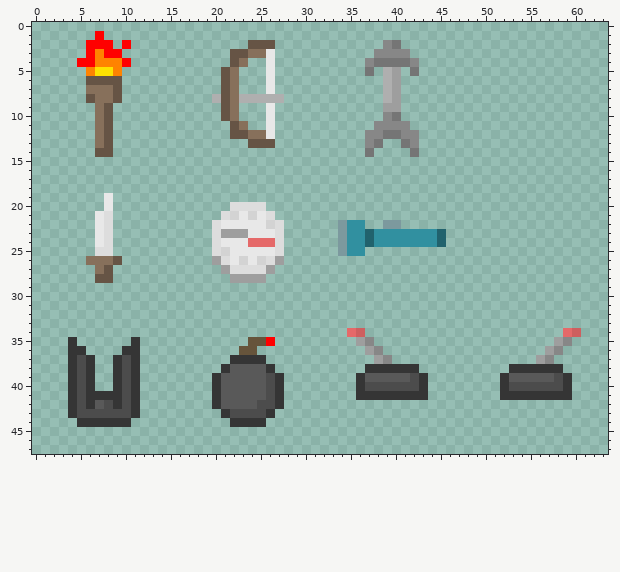
Edited in one commit: pixel-art sprite (Wumpus/res/tex/items.png). The first picture shows the starting point.
The file is 64x48 pixels. Colours within 5 levels of each other are drawn and written as one.
New version:
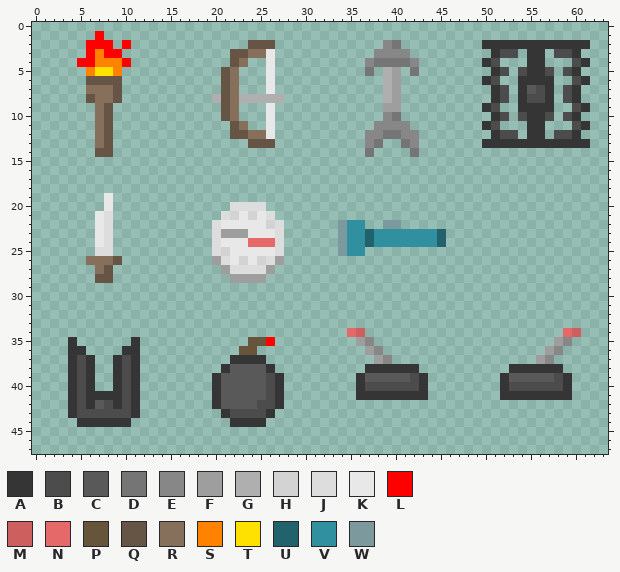
Palette (. is transparent): A #353535  B #4c4c4c  C #595959  D #757575  E #878787  F #9e9e9e  G #afafaf  H #d3d3d3  J #dddddd  K #e8e8e8  L #ff0000  M #ce5f5f  N #e56969  P #66543b  Q #665445  R #87705b  S #ff8300  T #ffe100  U #21626d  V #3190a0  W #7c999e
The exact change:
There is now colour A in row 2 at x 50 to 61; in row 3 at x 51, 55 to 56 and 60; in row 4 at x 50, 55 to 56 and 61; in row 5 at x 51, 55 to 56 and 60; in row 6 at x 50, 54 to 57 and 61; in rows 7 to 8 at x 51, 54, 57 and 60.
There is now colour A in row 9 at x 50, 54 to 57 and 61; in row 10 at x 51, 55 to 56 and 60; in row 11 at x 50, 55 to 56 and 61; in row 12 at x 51, 55 to 56 and 60; in row 13 at x 50 to 61.
There is now colour B in row 3 at x 52 to 53 and 58 to 59; in row 4 at x 51 and 60; in row 5 at x 52, 54, 57 and 59; in row 6 at x 51 and 60; in row 7 at x 52, 56 and 59; in row 8 at x 52, 55 to 56 and 59.
There is now colour B in row 9 at x 51 and 60; in row 10 at x 52, 54, 57 and 59; in row 11 at x 51 and 60; in row 12 at x 52 to 53 and 58 to 59.
There is now colour C in row 7 at x 55.
Where, in picture pixels (left, top, right, bottom), the same in both pictures:
added: (482, 40, 590, 148)
